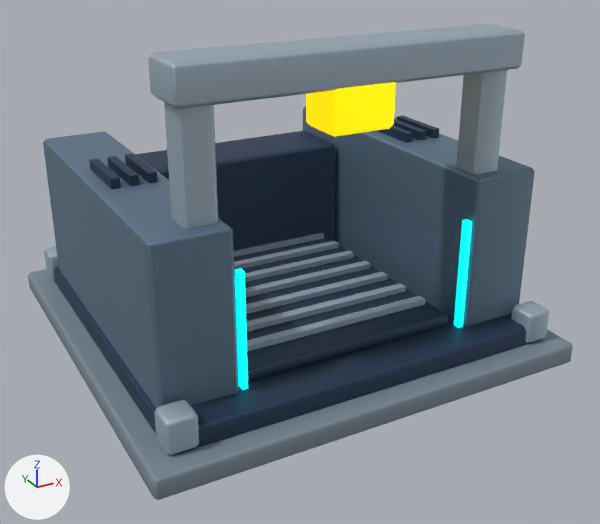
The glTF model assets/models/fabricator.glb, before and after one commit.
Both versions are drawn from a camera (50 mm lens) standing at (-3.87, -7.57, 4.49) and looking at (0.06, -0.42, 0.92). Lighting does not change. The marker at lower left points along +X, +Y and +Z. The older version comes first.
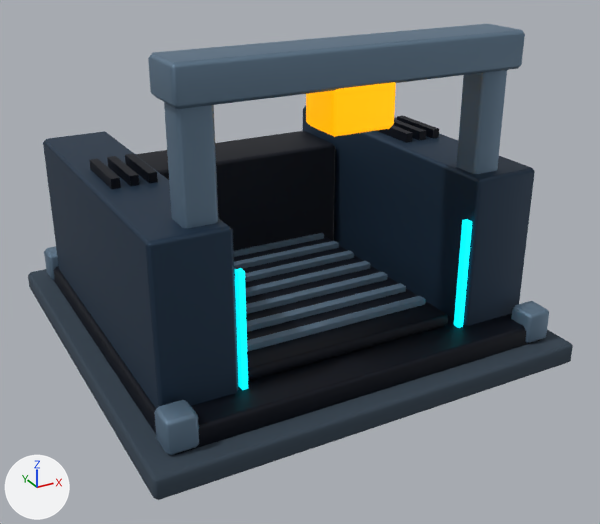
Boxes [x1, y1, x2, y2] around the edits, measured in the pictures (600 x 524 px):
```json
{"object": "Factory side pod", "change": "recoloured", "before": [43, 131, 238, 409], "after": [43, 131, 238, 409], "on screen": "blue to dark blue"}
{"object": "Factory side pod.001", "change": "recoloured", "before": [303, 106, 535, 326], "after": [303, 106, 535, 326], "on screen": "blue to dark blue"}
{"object": "Foundation", "change": "recoloured", "before": [28, 269, 573, 500], "after": [28, 269, 573, 500], "on screen": "greyish blue to dark blue"}
{"object": "Gantry bridge", "change": "recoloured", "before": [148, 24, 525, 109], "after": [148, 24, 525, 109], "on screen": "darker"}
{"object": "Undercarriage", "change": "recoloured", "before": [54, 266, 541, 455], "after": [54, 266, 541, 455], "on screen": "dark blue to black"}
{"object": "Rear workshop", "change": "recoloured", "before": [135, 131, 336, 251], "after": [135, 131, 336, 251], "on screen": "dark blue to black"}
{"object": "Conveyor", "change": "recoloured", "before": [234, 237, 448, 381], "after": [234, 237, 448, 381], "on screen": "dark blue to black"}
{"object": "Gantry pillar", "change": "recoloured", "before": [164, 102, 218, 228], "after": [164, 102, 218, 228], "on screen": "darker"}
{"object": "Gantry pillar.001", "change": "recoloured", "before": [456, 70, 507, 174], "after": [456, 70, 507, 174], "on screen": "light grey to blue"}
{"object": "Manipulator carriage", "change": "recoloured", "before": [306, 82, 396, 137], "after": [306, 82, 396, 137]}
{"object": "Corner lock.001", "change": "recoloured", "before": [154, 400, 199, 455], "after": [154, 400, 199, 455], "on screen": "darker"}
{"object": "Conveyor rib.006", "change": "recoloured", "before": [247, 296, 426, 352], "after": [247, 296, 426, 352], "on screen": "darker"}
{"object": "Conveyor rib.005", "change": "recoloured", "before": [236, 283, 406, 335], "after": [236, 283, 406, 335], "on screen": "darker"}
{"object": "Conveyor rib.004", "change": "recoloured", "before": [246, 272, 388, 314], "after": [246, 272, 388, 314], "on screen": "darker"}
{"object": "Conveyor rib.003", "change": "recoloured", "before": [235, 261, 370, 300], "after": [235, 261, 370, 300], "on screen": "darker"}
{"object": "Corner lock.003", "change": "recoloured", "before": [511, 301, 549, 343], "after": [511, 301, 549, 343], "on screen": "darker"}
{"object": "Conveyor rib.002", "change": "recoloured", "before": [234, 250, 354, 282], "after": [234, 250, 354, 282], "on screen": "darker"}
{"object": "Conveyor rib.001", "change": "recoloured", "before": [234, 241, 339, 270], "after": [234, 241, 339, 270], "on screen": "darker"}
{"object": "Conveyor rib", "change": "recoloured", "before": [234, 233, 324, 257], "after": [234, 233, 324, 257], "on screen": "darker"}
{"object": "Cooling fin.002", "change": "recoloured", "before": [125, 154, 158, 183], "after": [125, 154, 158, 183], "on screen": "dark blue to black"}
{"object": "Cooling fin.001", "change": "recoloured", "before": [107, 156, 139, 186], "after": [107, 156, 139, 186], "on screen": "dark blue to black"}
{"object": "Cooling fin", "change": "recoloured", "before": [89, 159, 121, 189], "after": [89, 159, 121, 189], "on screen": "dark blue to black"}
{"object": "Cooling fin.005", "change": "recoloured", "before": [397, 116, 439, 138], "after": [397, 116, 439, 138], "on screen": "dark blue to black"}
{"object": "Corner lock", "change": "recoloured", "before": [44, 246, 59, 280], "after": [44, 246, 59, 280], "on screen": "darker"}
{"object": "Cooling fin.003", "change": "recoloured", "before": [376, 125, 413, 143], "after": [376, 125, 413, 143], "on screen": "dark blue to black"}
{"object": "Cooling fin.004", "change": "recoloured", "before": [393, 119, 426, 141], "after": [393, 119, 426, 141], "on screen": "dark blue to black"}
```

Edits to the scene script, one JSON object a line:
```json
{"op": "set", "path": "mat_concrete.base_color", "old": "(0.204, 0.263, 0.318)", "new": "(0.0343, 0.0561, 0.0823)", "note": "greyish blue #7d8c99 -> dark blue #344351"}
{"op": "set", "path": "mat_dark.base_color", "old": "(0.0314, 0.0588, 0.114)", "new": "(0.00243, 0.00478, 0.0123)", "note": "dark blue #32455f -> black #080f1d"}
{"op": "set", "path": "mat_edge.base_color", "old": "(0.412, 0.51, 0.596)", "new": "(0.141, 0.223, 0.314)", "note": "light grey #acbdcb -> blue #698298"}
{"op": "set", "path": "mat_armor.base_color", "old": "(0.149, 0.235, 0.322)", "new": "(0.0194, 0.0452, 0.0844)", "note": "blue #6c859a -> dark blue #263c52"}
{"op": "set", "path": "mat_amber.emission_color", "old": "(1.0, 0.667, 0.0)", "new": "(1.0, 0.402, 0.0)", "note": "yellow #ffd500 -> orange #ffaa00"}
```
